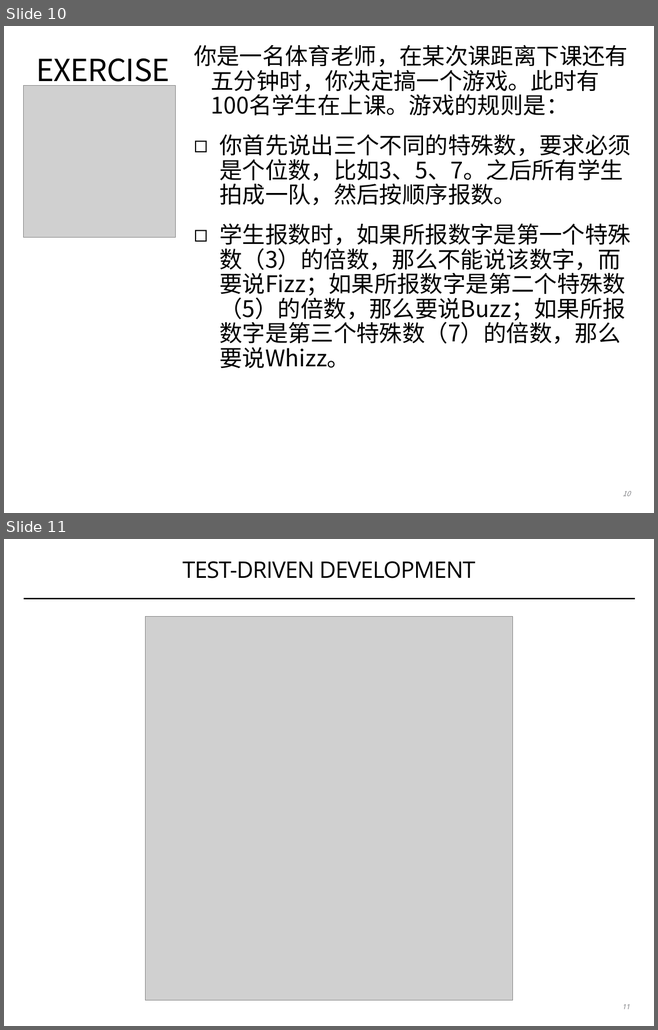
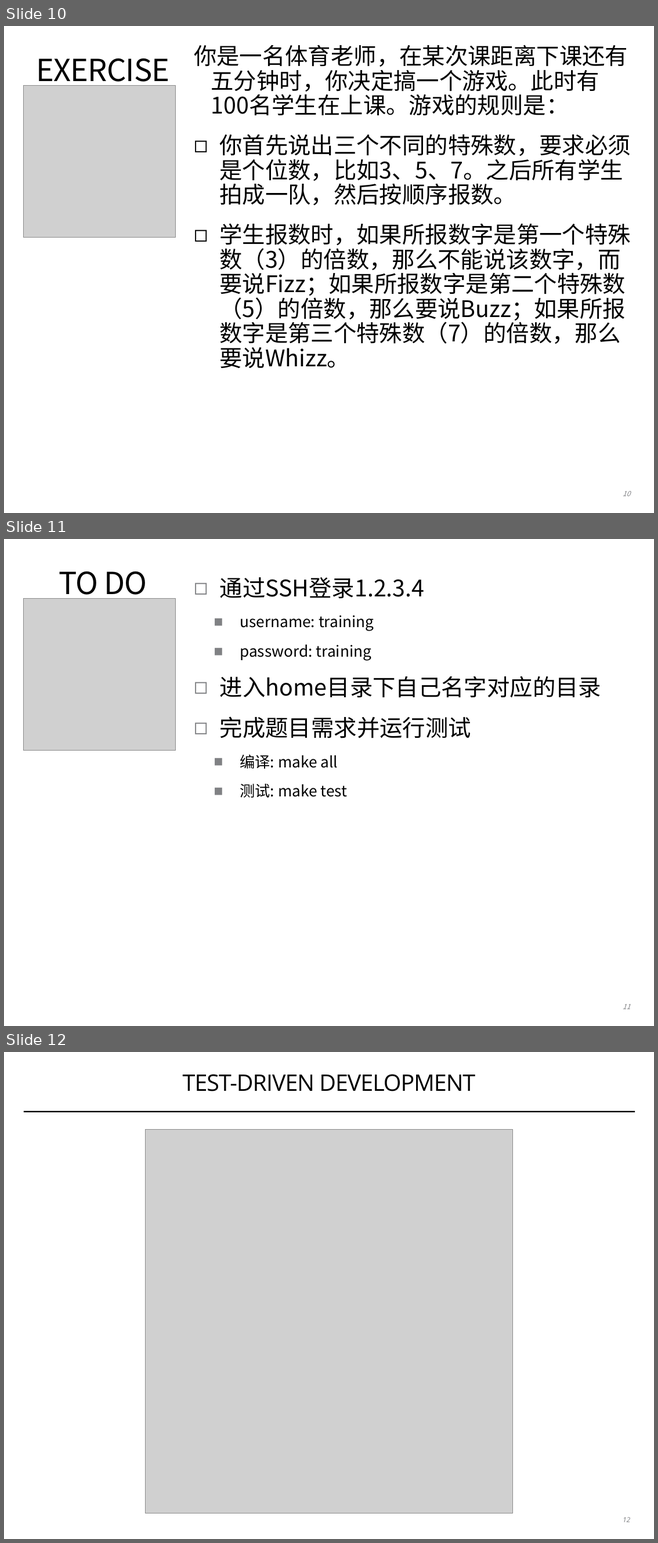
Before and after one commit to coney/c-training, a slide deck: UT/01 C Unit Testing.pptx. Shown one above the other, each under a label of ours: slides 10 and 11 before the commit, slides 10, 11 and 12 after it. The pictures are 658x1030 and 658x1543 pixels, drawn with LibreOffice and Linux fonts; fonts in the diff are those of the drawing; grey boxes stand for pictures. Boxes give left, top, right and bottom in pixels: in the first picture for what was removed or moved away, otherwise in the second. Text is boxed around its words. In the diff, an @@ line names an element or a change of style, - is before the commit and + after.

```diff
--- a/UT/01 C Unit Testing.pptx
+++ b/UT/01 C Unit Testing.pptx
@@ slide 11 added at (x1=4, y1=539, x2=654, y2=1026), background #FFFFFF @@
@@ title added at (x1=59, y1=571, x2=147, y2=602), 48 pt, text #000000 @@
+TO DO
@@ text added at (x1=220, y1=577, x2=601, y2=798), 24 pt, text #000000 @@
+◻ 通过SSH登录1.2.3.4
+  ■ username: training
+  ■ password: training
+◻ 进入home目录下自己名字对应的目录
+◻ 完成题目需求并运行测试
+  ■ 编译: make all
+  ■ 测试: make test
@@ picture added at (x1=23, y1=598, x2=175, y2=750) @@
@@ page number added at (x1=622, y1=1004, x2=630, y2=1009), 11 pt, text #808184, italic @@
+11
@@ what was slide 11 is now slide 12 @@
@@ page number at (x1=622, y1=1517, x2=630, y2=1522): text changed @@
-11
+12
```
Also in this commit, not shown: 3 slides changed, 1 other file.
